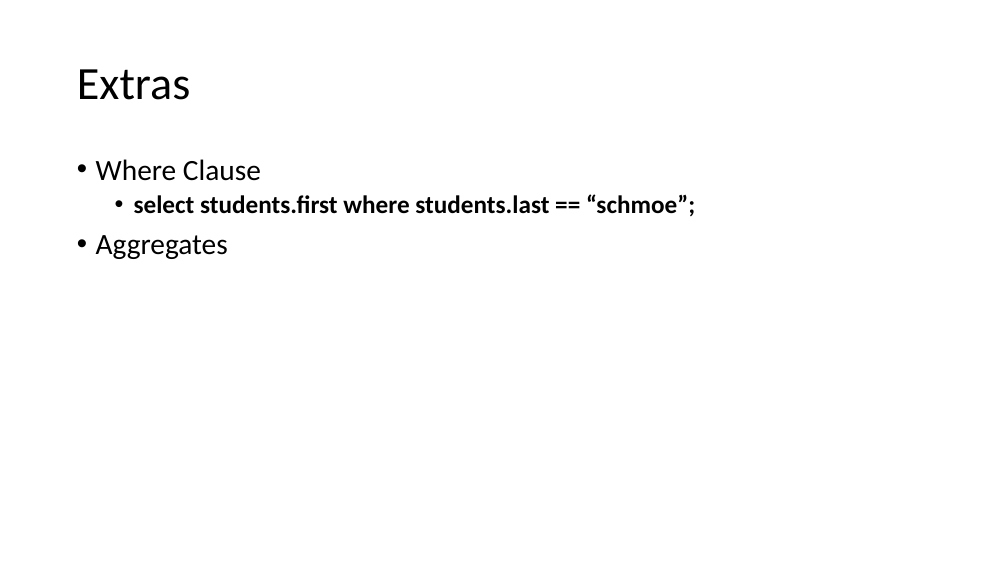
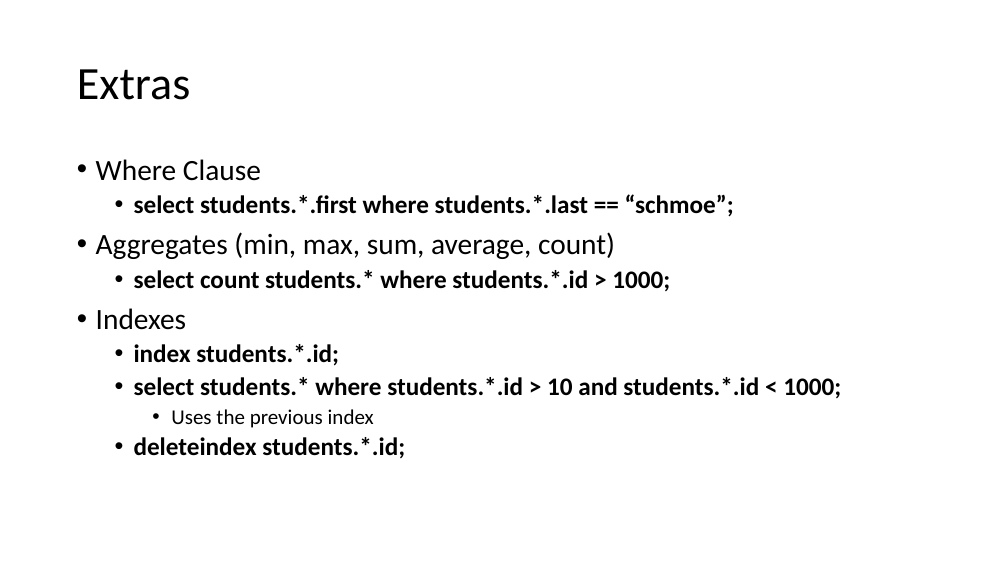
Before and after one commit to shohs/CS609Project, a slide deck: slide 7 of MordorDB.pptx. Drawn at 1008x567 pixels with LibreOffice and Linux fonts; fonts in the diff are those of the drawing. Boxes give left, top, right and bottom in pixels: in the first picture for what was removed or moved away, otherwise in the second. Text is boxed around its words. In the diff, an @@ line names an element or a change of style, - is before the commit and + after.

Commit message:
Modified the presentation

```diff
--- a/MordorDB.pptx
+++ b/MordorDB.pptx
@@ text at [96, 194, 841, 458]: text changed @@
-  • select students.first where students.last == “schmoe”;
-• Aggregates
+  • select students.*.first where students.*.last == “schmoe”;
+• Aggregates (min, max, sum, average, count)
+  • select count students.* where students.*.id > 1000;
+• Indexes
+  • index students.*.id;
+  • select students.* where students.*.id > 10 and students.*.id < 1000;
+    • Uses the previous index
+  • deleteindex students.*.id;
```
Also in this commit, not shown: 3 other slides changed, 1 slide added, 1 other file.
